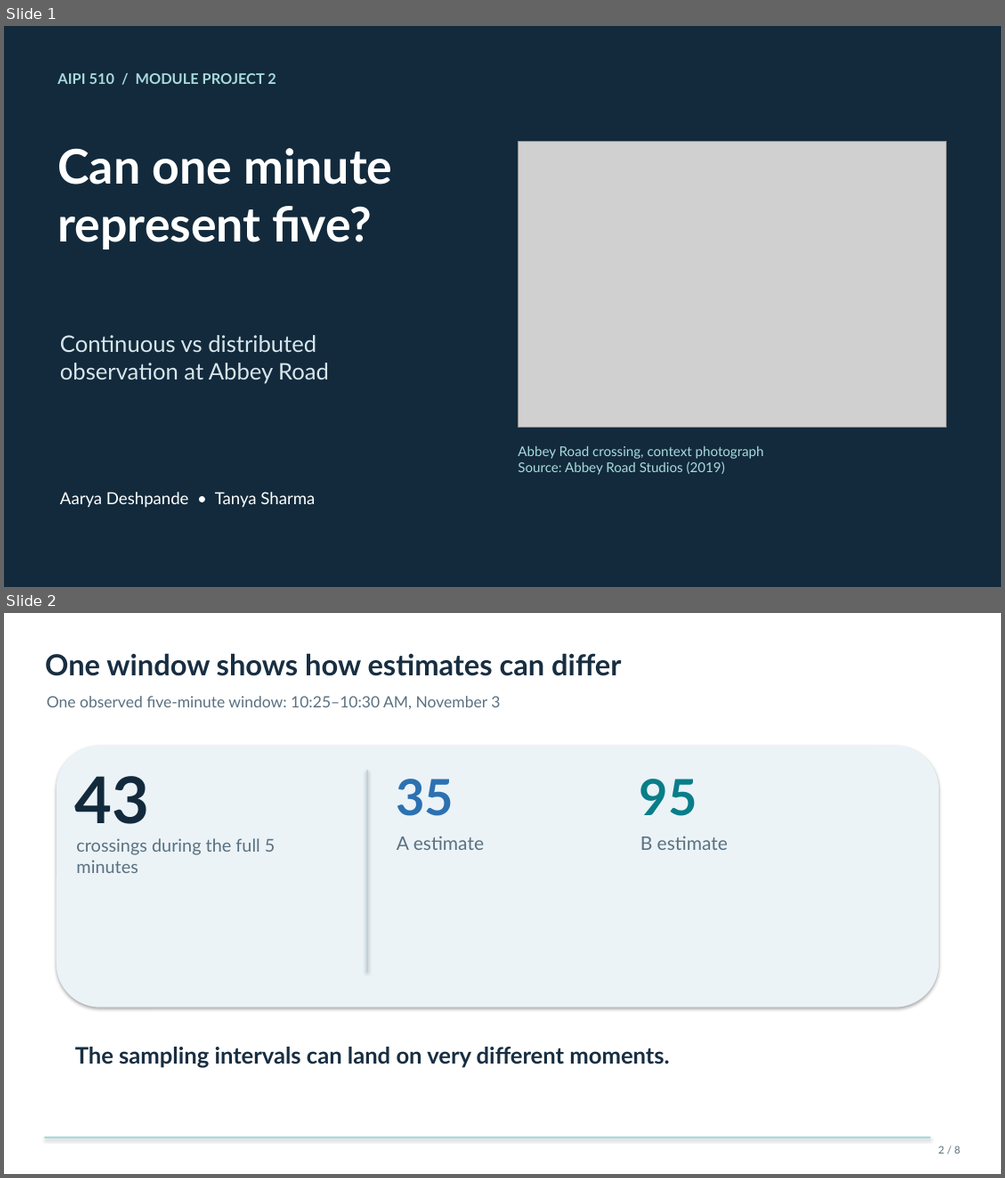
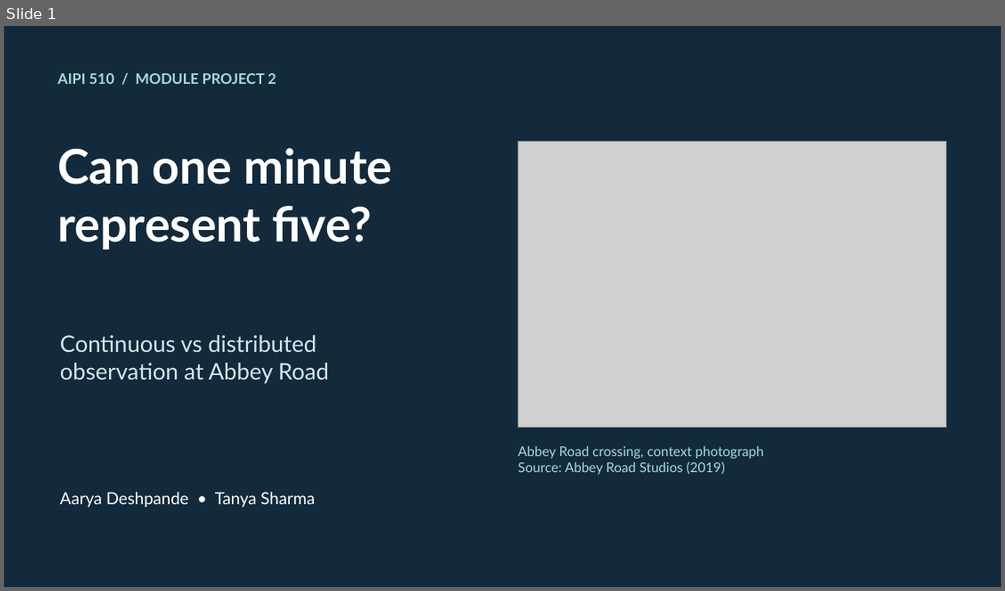
Before and after one commit to AaryaDeshpande/aipi510-module2-abbeyroad-sampling, a slide deck: slides/AIPI510_Module2_AbbeyRoad_Presentation.pptx. Shown one above the other, each under a label of ours: slides 1 and 2 before the commit, slide 1 after it. The pictures are 1005x1178 and 1005x591 pixels, drawn with LibreOffice and Linux fonts; fonts in the diff are those of the drawing; grey boxes stand for pictures. Boxes give left, top, right and bottom in pixels: in the first picture for what was removed or moved away, otherwise in the second. Text is boxed around its words. In the diff, an @@ line names an element or a change of style, - is before the commit and + after.

Commit message:
Add subtle backgrounds and visualize the example sampling intervals

```diff
--- a/slides/AIPI510_Module2_AbbeyRoad_Presentation.pptx
+++ b/slides/AIPI510_Module2_AbbeyRoad_Presentation.pptx
@@ slide 2 removed at <box>4,613,1001,1174</box>, background #FFFFFF @@
@@ text removed at <box>45,653,621,676</box> @@
-One window shows how estimates can differ
@@ text removed at <box>47,696,500,709</box> @@
-One observed five-minute window: 10:25–10:30 AM, November 3
@@ rounded rectangle removed at <box>57,746,938,1007</box> @@
@@ rectangle removed at <box>367,770,368,972</box> @@
@@ text removed at <box>75,776,150,824</box> @@
-43
@@ text removed at <box>396,779,453,816</box> @@
-35
@@ text removed at <box>639,779,697,816</box> @@
-95
@@ text removed at <box>76,838,275,873</box> @@
-crossings during the full 5 minutes
@@ text removed at <box>396,835,484,850</box> @@
-A estimate
@@ text removed at <box>640,835,728,850</box> @@
-B estimate
@@ text removed at <box>75,1046,669,1068</box> @@
-The sampling intervals can land on very different moments.
@@ rectangle removed at <box>44,1136,930,1139</box> @@
@@ text removed at <box>938,1145,961,1153</box> @@
-2 / 8
```
Also in this commit, not shown: 5 slides changed, 1 slide added, 17 other files.
